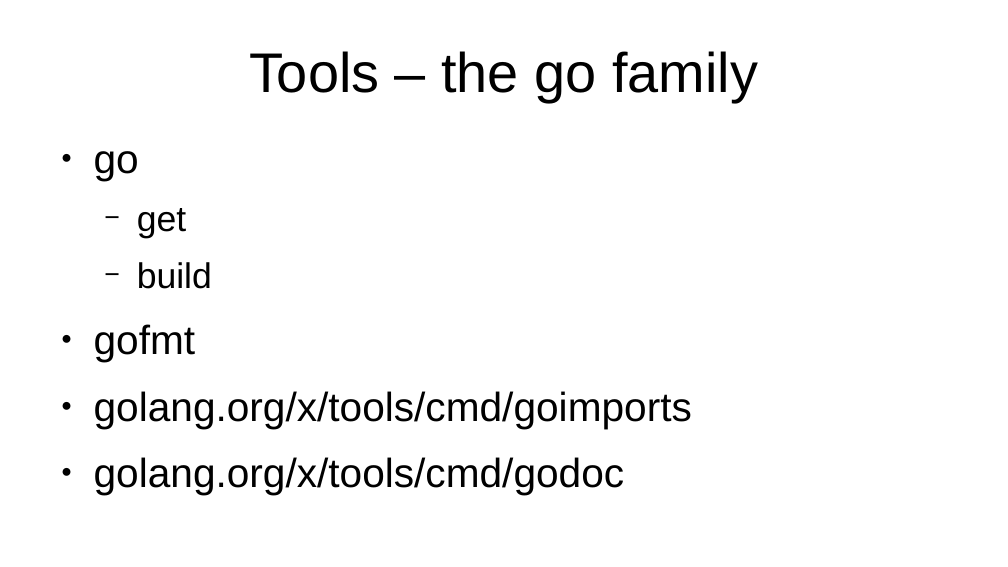
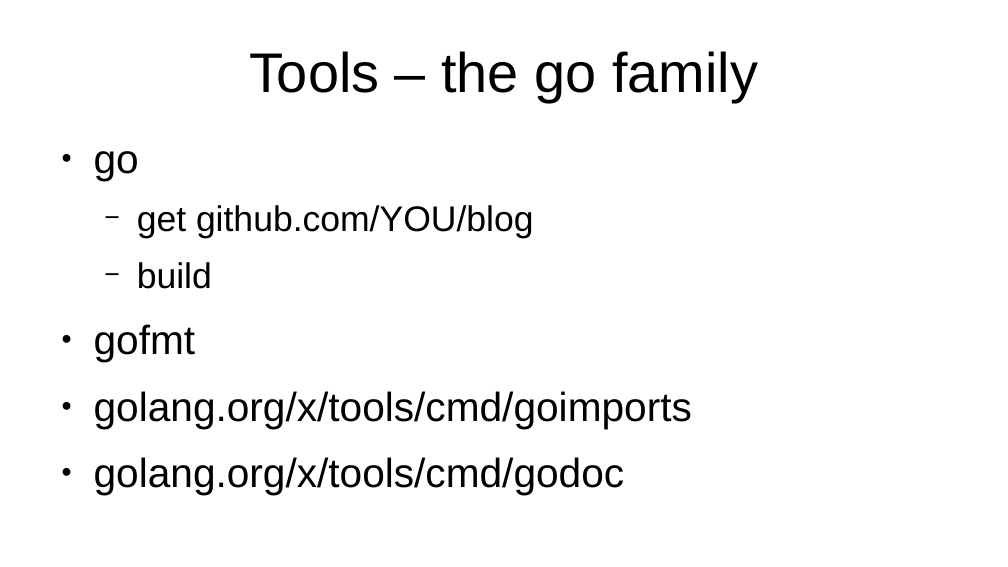
Before and after one commit to axis-go-course/spiderman, a slide deck: slide 5 of presentation.odp. Drawn at 1008x567 pixels with LibreOffice and Linux fonts; fonts in the diff are those of the drawing. Boxes give left, top, right and bottom in pixels: in the first picture for what was removed or moved away, otherwise in the second. Text is boxed around its words. In the diff, an @@ line names an element or a change of style, - is before the commit and + after.

```diff
--- a/presentation.odp
+++ b/presentation.odp
@@ text at (137,205,534,238): text changed @@
-  − get
+  − get github.com/YOU/blog
```
Also in this commit, not shown: 2 other slides changed, 1 other file.
